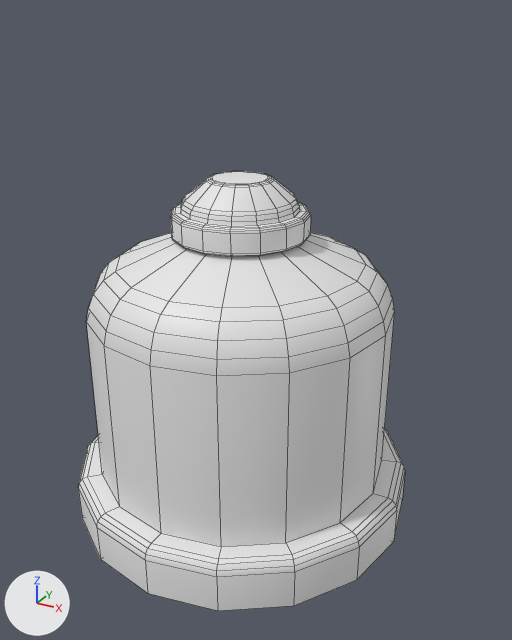
Two versions of the FBX model Assets/Resources/GameJam/Art/Box/model_box.fbx, one commit apart.
Camera for both pictures: a 50 mm lens placed at (0.934, -1.61, 1.406), pointed at (0.052, -0.008, 0.605). Lighting does not change. The marker at lower left points along +X, +Y and +Z. The first picture is the older version. Mesh edges are drawn as thin lines. Where no turn or scale is listed for an object, it has been applied to the vertices.
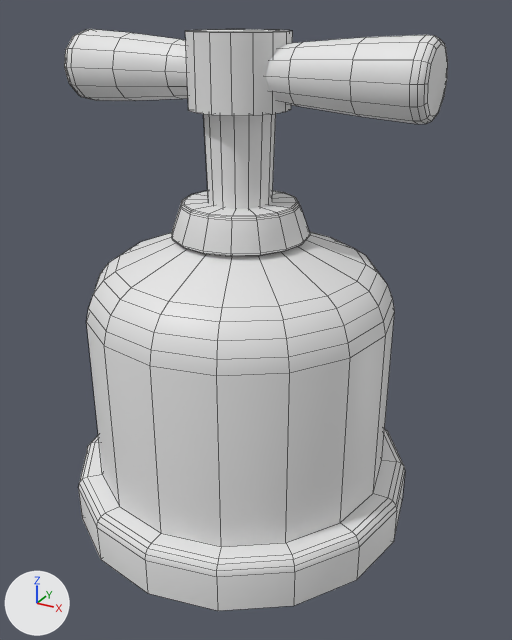
Commit message: *change the box

Location of each change, [x1, y1, x2, y2] in pixels of the pictures (512 x 640 px; the box of a moved part takes in the faces that stretch with it):
'box', reshaped
    before: [78, 171, 405, 611]
    after: [78, 190, 405, 611]
'Circle', added
    after: [64, 29, 448, 209]
    faces in mat_color (white #e7e7e7): [64, 29, 448, 124]
    faces in mat_metal (white #e7e7e7): [203, 114, 276, 209]
part 1 of me_box, moved or reshaped
    before: [171, 171, 311, 254]
    after: [171, 190, 310, 254]

The change, as a list of edits to the scene's bpy script:
```text
Change me_box:
    used by ob_box; location = (0.0, 0.0, 0.0)
    remove me_box.from_pydata(...)  # 465 vertices, 465 faces; spans x -0.501..0.501, y -0.501..0.501, z 0.0..1.0
    add me_box.from_pydata(...)  # 401 vertices, 401 faces; spans x -0.501..0.501, y -0.501..0.501, z 0.0..0.938
    me_box part 1
    80 vertices are removed from x -0.149..0.149, y -0.149..0.149, z 0.947..1.0
    81 faces are deleted
    112 vertices move from x -0.189..0.189, y -0.189..0.189, z 0.903..0.938 to x -0.16..0.16, y -0.16..0.16, z 0.827..0.938
    16 vertices are added at x -0.064..0.064, y -0.064..0.064, z 0.833
    17 new faces join them, mat_color (white #e7e7e7)
Add me_circle:
    me_circle.from_pydata(...)  # 296 vertices, 272 faces; spans x -0.498..0.498, y -0.131..0.131, z 0.0..0.571
    # faces by material slot: [256, 16]
    me_circle.materials.append(mat_color)  # white #e7e7e7
    me_circle.materials.append(mat_metal)  # white #e7e7e7
Add ob_circle:
    ob_circle = bpy.data.objects.new('Circle', me_circle)
    ob_circle.location = (0.0, 0.0, 0.786)
```
